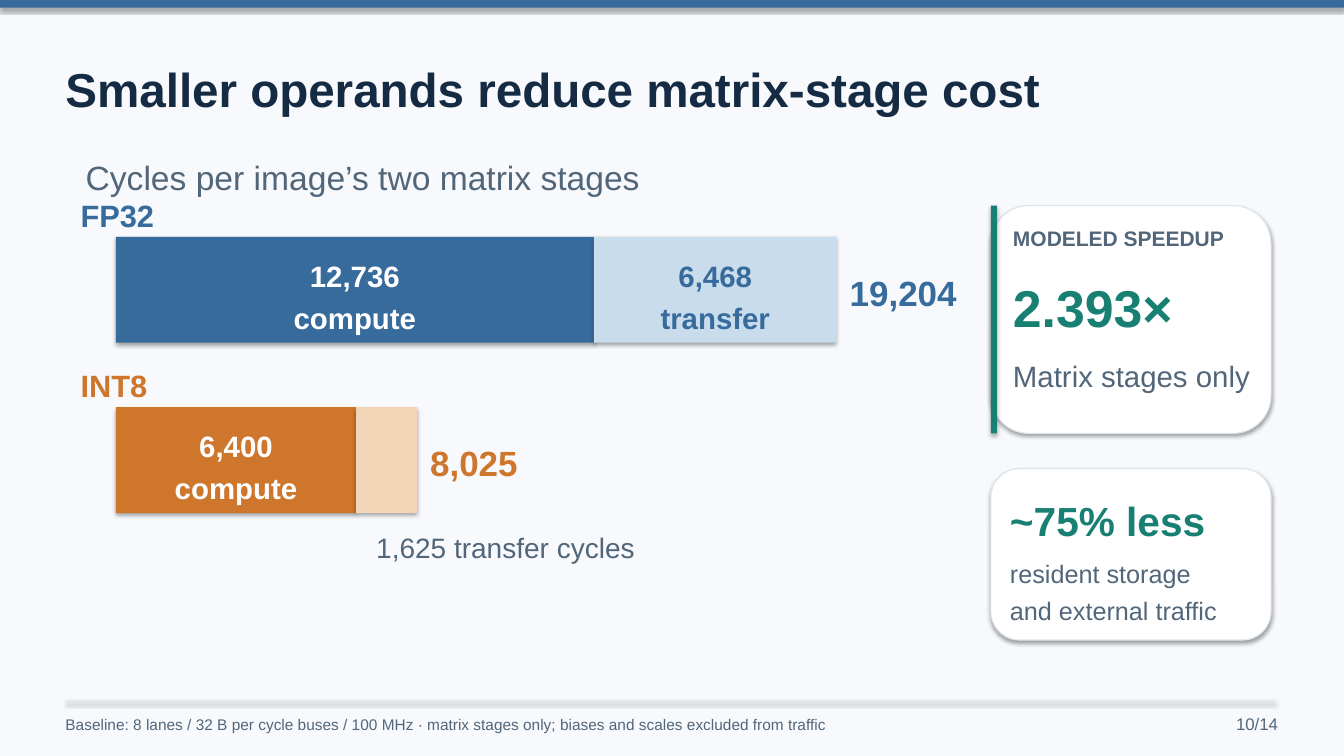
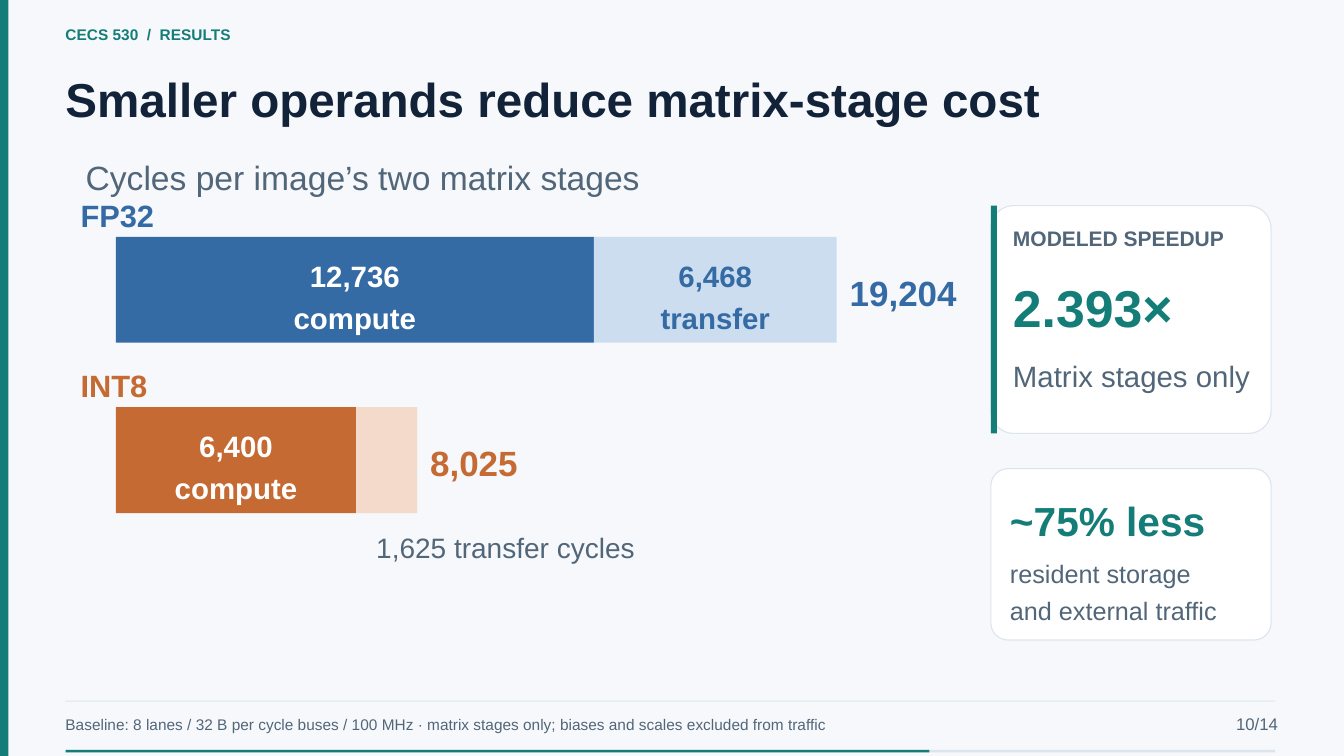
Before and after one commit to EnragedWaters/CECS-530-Quantized-Neural-Network-Accelerator, a slide deck: slide 10 of presentation/project-presentation.pptx. Drawn at 1344x756 pixels with LibreOffice and Linux fonts; fonts in the diff are those of the drawing. Boxes give left, top, right and bottom in pixels: in the first picture for what was removed or moved away, otherwise in the second. Text is boxed around its words. In the diff, an @@ line names an element or a change of style, - is before the commit and + after.

Commit message:
applying a theme to powerpoint to pretty it up

```diff
--- a/presentation/project-presentation.pptx
+++ b/presentation/project-presentation.pptx
@@ background #F7F9FC to #F6F8FB @@
@@ rectangle removed at <box>0,0,1344,7</box> @@
@@ rectangle added at <box>0,0,9,756</box>, fill #147D78 @@
@@ text added at <box>65,29,231,40</box>, 11 pt, text #147D78, bold @@
+CECS 530 / RESULTS
@@ text "Smaller operands reduce matrix-stage cost": place and size @@
-text "Smaller operands reduce matrix-stage cost" at <box>65,72,1040,117</box>
+text "Smaller operands reduce matrix-stage cost" at <box>65,82,1040,127</box>
@@ text "Smaller operands reduce matrix-stage cost" at <box>65,82,1040,127</box>: text colour #142B43 to #122339 @@
@@ rounded rectangle at <box>991,206,1271,434</box>: outline #DDE5EF 0.8 pt to #DCE5EE 0.8 pt; shadow off; proportions changed @@
@@ rectangle at <box>991,206,997,434</box>: fill #187F73 to #147D78; shadow off @@
@@ rectangle at <box>116,237,594,343</box>: fill #376B9C to #356BA5; shadow off @@
@@ rectangle at <box>594,237,837,343</box>: fill #C9DCEC to #CCDDEF; shadow off @@
@@ rectangle at <box>116,407,356,513</box>: fill #CF762D to #C46A32; shadow off @@
@@ rectangle at <box>356,407,417,513</box>: fill #F2D4B6 to #F3DACA; shadow off @@
@@ rounded rectangle at <box>991,469,1271,640</box>: outline #DDE5EF 0.8 pt to #DCE5EE 0.8 pt; shadow off; proportions changed @@
@@ rectangle at <box>66,701,1275,702</box>: fill #DDE5EF to #DCE5EE; shadow off @@
@@ rectangle added at <box>66,750,1275,753</box>, fill #DCE5EE @@
@@ rectangle added at <box>66,750,930,753</box>, fill #147D78 @@
```
Also in this commit, not shown: 17 other slides changed, 2 other files.
